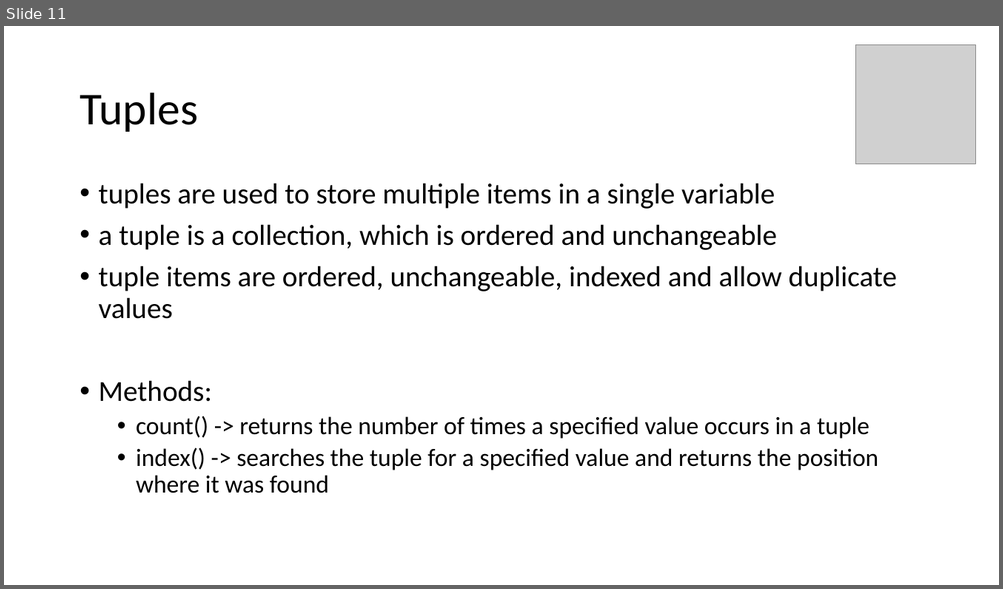
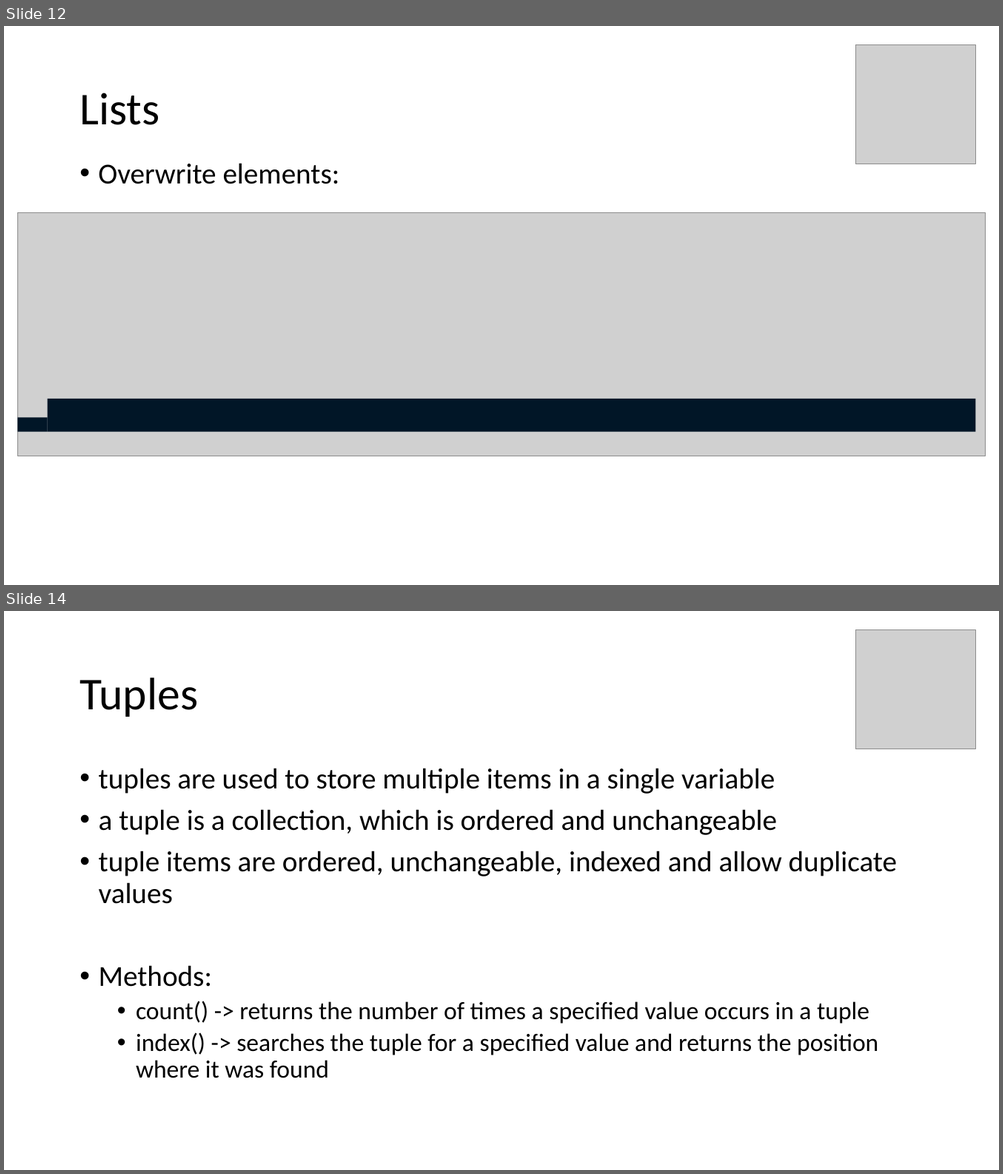
Before and after one commit to Gloria-74/SETU-Carlow-Software-Development-Lab, a slide deck: Phyton/Python.pptx. Shown one above the other, each under a label of ours: slide 11 before the commit, slides 12 and 14 after it; the slides between them are not shown. The pictures are 1003x589 and 1003x1174 pixels, drawn with LibreOffice and Linux fonts; fonts in the diff are those of the drawing; grey boxes stand for pictures. Boxes give left, top, right and bottom in pixels: in the first picture for what was removed or moved away, otherwise in the second. Text is boxed around its words. In the diff, an @@ line names an element or a change of style, - is before the commit and + after.

```diff
--- a/Phyton/Python.pptx
+++ b/Phyton/Python.pptx
@@ slide 12 added at box(4, 26, 999, 585), background #FFFFFF @@
@@ picture added at box(855, 44, 976, 164) @@
@@ title added at box(79, 93, 159, 125), 44 pt, text #000000 @@
+Lists
@@ text added at box(98, 163, 340, 184), 28 pt, text #000000 @@
+• Overwrite elements:
@@ picture added at box(17, 212, 985, 456) @@
@@ rectangle added at box(47, 399, 976, 432), fill #011627 @@
@@ rectangle added at box(17, 417, 47, 432), fill #011627 @@
@@ what was slide 11 is now slide 14 @@
```
Also in this commit, not shown: 1 slide changed, 11 other slides added, 7 other files.
